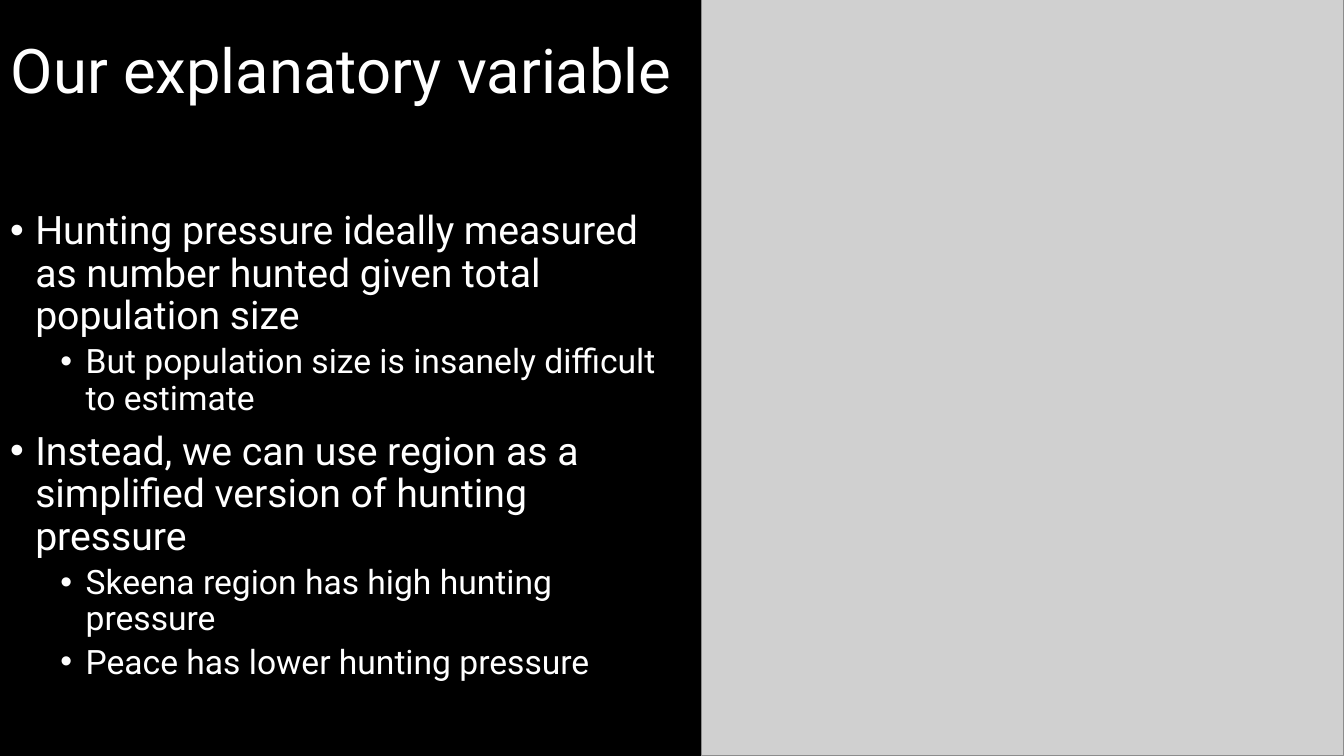
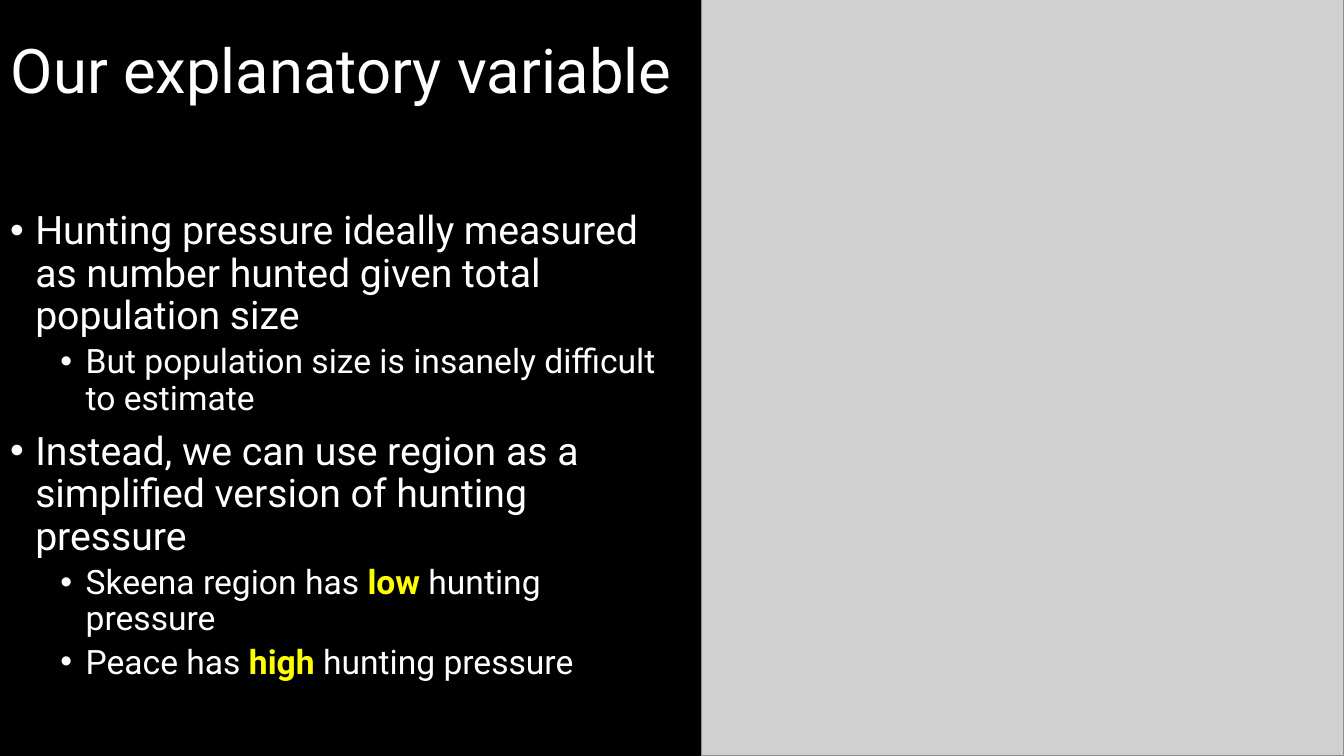
Before and after one commit to DeonRoos/006-BI3010, a slide deck: slide 7 of Lecture 7 - Cat LM/slides/LM with cat.pptx. Drawn at 1344x756 pixels with LibreOffice and Linux fonts; fonts in the diff are those of the drawing; grey boxes stand for pictures. Boxes give left, top, right and bottom in pixels: in the first picture for what was removed or moved away, otherwise in the second. Text is boxed around its words. In the diff, an @@ line names an element or a change of style, - is before the commit and + after.

```diff
--- a/Lecture 7 - Cat LM/slides/LM with cat.pptx
+++ b/Lecture 7 - Cat LM/slides/LM with cat.pptx
@@ text at (x1=86, y1=568, x2=574, y2=681): text changed @@
-  • Skeena region has high hunting pressure
-  • Peace has lower hunting pressure
+  • Skeena region has low hunting pressure
+  • Peace has high hunting pressure
```
Also in this commit, not shown: 4 other slides changed, 5 slides added, 10 other files.
